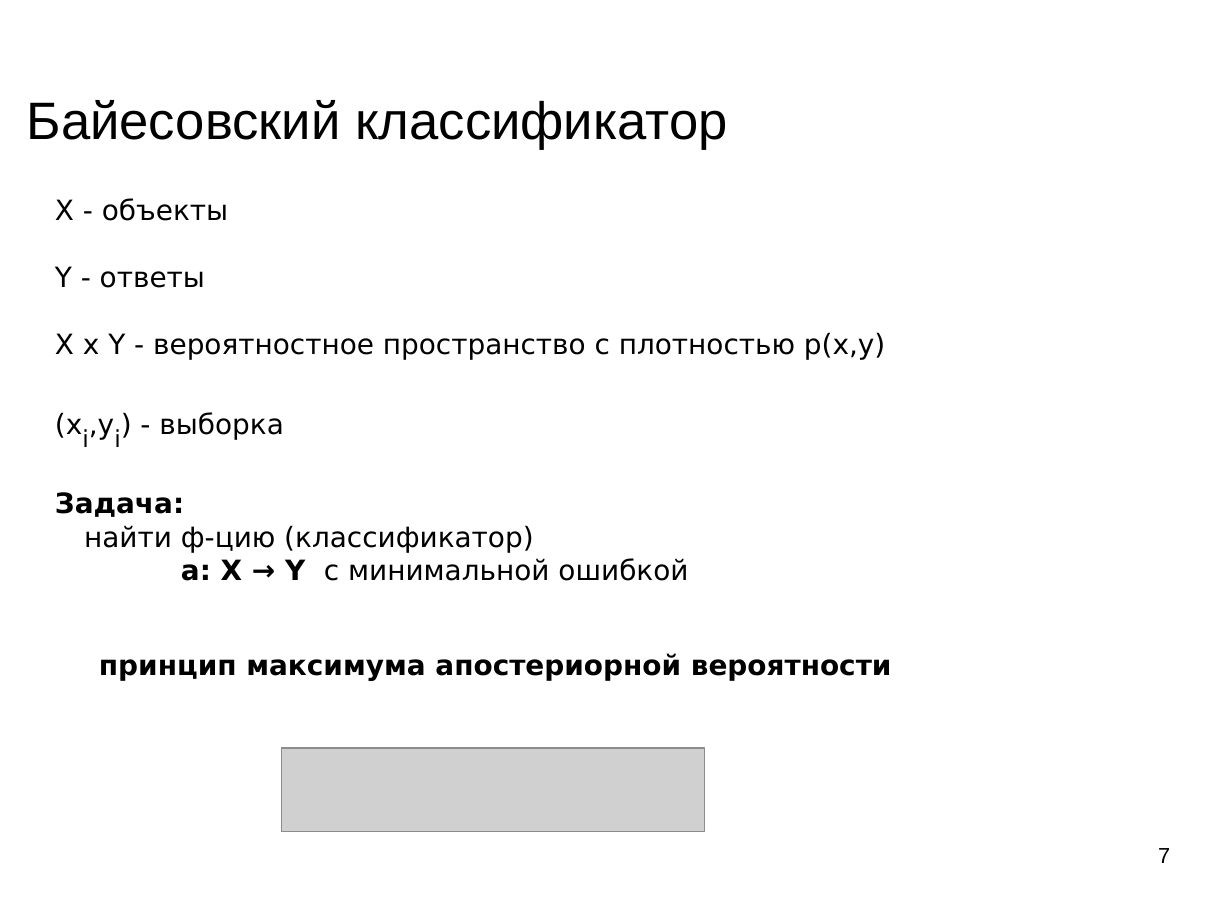
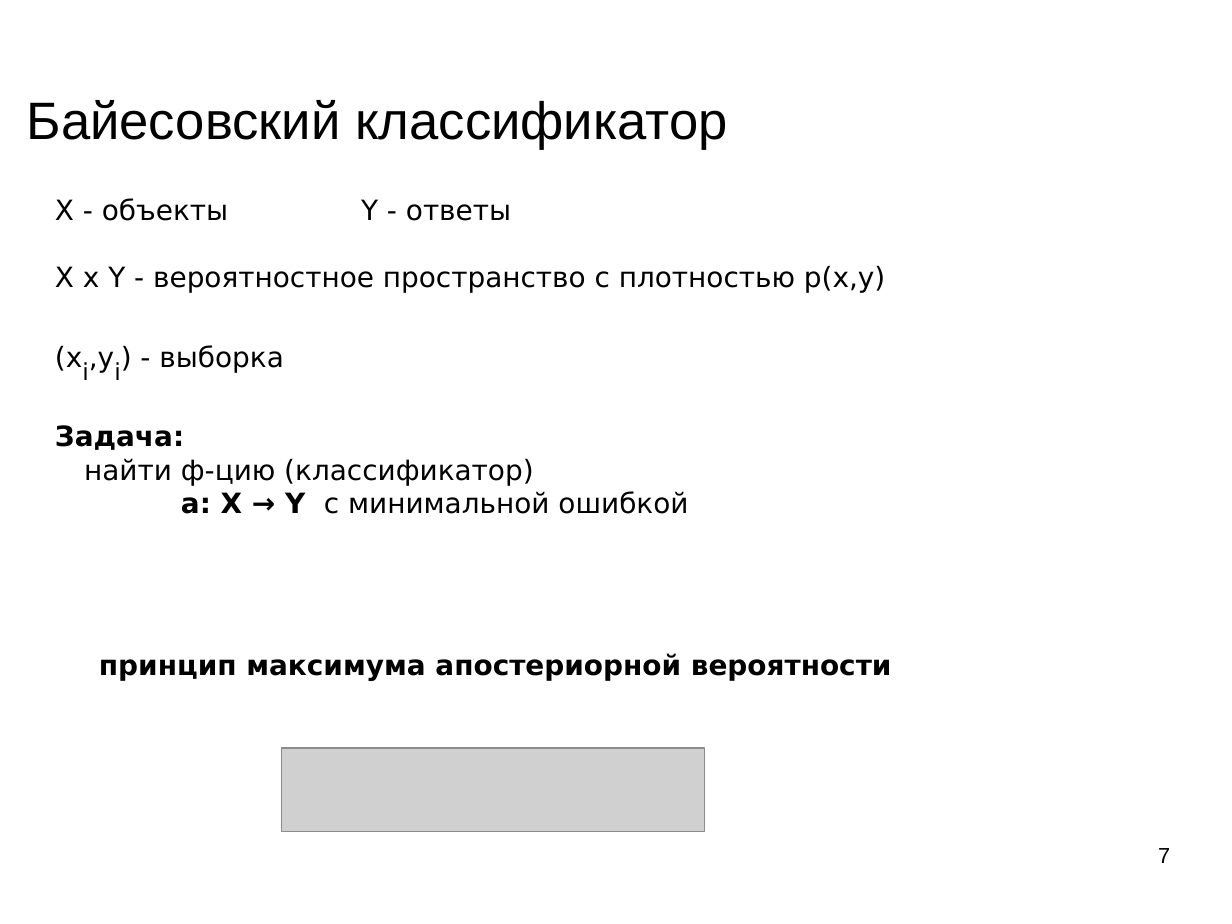
Before and after one commit to mechanoid5/ml_lectorium_legacy, a slide deck: slide 7 of 04-bayes.odp. Drawn at 1232x924 pixels with LibreOffice and Linux fonts; fonts in the diff are those of the drawing; grey boxes stand for pictures; background and template pictures are left out. Boxes give left, top, right and bottom in pixels: in the first picture for what was removed or moved away, otherwise in the second. Text is boxed around its words. In the diff, an @@ line names an element or a change of style, - is before the commit and + after.

```diff
--- a/04-bayes.odp
+++ b/04-bayes.odp
@@ text at <box>55,198,511,221</box>: text changed @@
-X - объекты
-Y - ответы
+X - объекты Y - ответы
```
Also in this commit, not shown: 10 other slides changed, 8 slides added, 2 slides removed, 5 other files.
